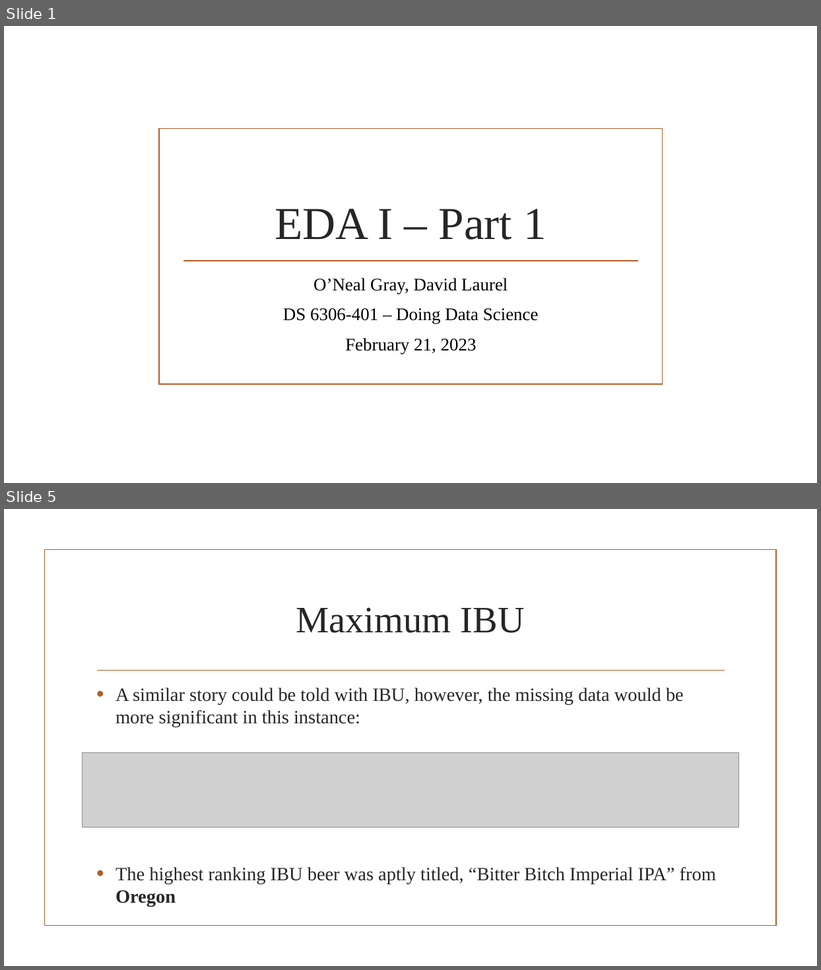
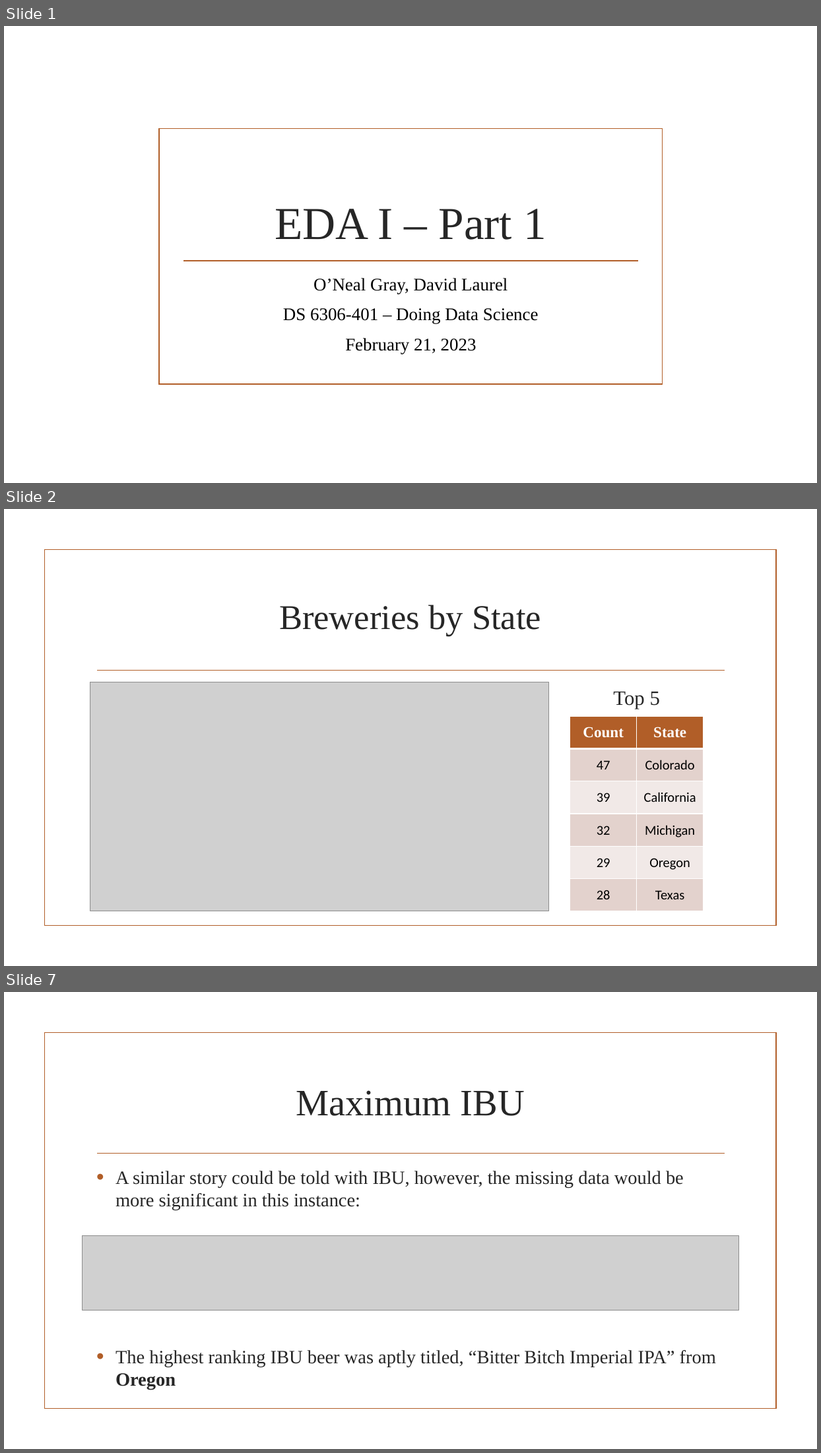
Before and after one commit to DHLaurel/DoingDataScience, a slide deck: BeersAndBreweries/EDA I – Part 1.pptx. Shown one above the other, each under a label of ours: slides 1 and 5 before the commit, slides 1, 2 and 7 after it; the slides between them are not shown. The pictures are 821x970 and 821x1453 pixels, drawn with LibreOffice and Linux fonts; fonts in the diff are those of the drawing; grey boxes stand for pictures; background and template pictures are left out. Boxes give left, top, right and bottom in pixels: in the first picture for what was removed or moved away, otherwise in the second. Text is boxed around its words. In the diff, an @@ line names an element or a change of style, - is before the commit and + after.

```diff
--- a/BeersAndBreweries/EDA I – Part 1.pptx
+++ b/BeersAndBreweries/EDA I – Part 1.pptx
@@ slide 2 added at [4,509,817,966], background picture (left out); not listed: 2 template elements that a slide beside it also shows @@
@@ title added at [279,605,541,636], 41 pt, text #262626 @@
+Breweries by State
@@ picture added at [90,682,549,912] @@
@@ text added at [613,692,660,709], 24 pt, text #262626 @@
+Top 5
@@ table added at [570,716,703,911], 6 rows, 2 columns @@
+Count | State
+47 | Colorado
+39 | California
+32 | Michigan
+29 | Oregon
+28 | Texas
@@ what was slide 5 is now slide 7 @@
```
Also in this commit, not shown: 6 slides changed, 4 other slides added, 2 other files.
